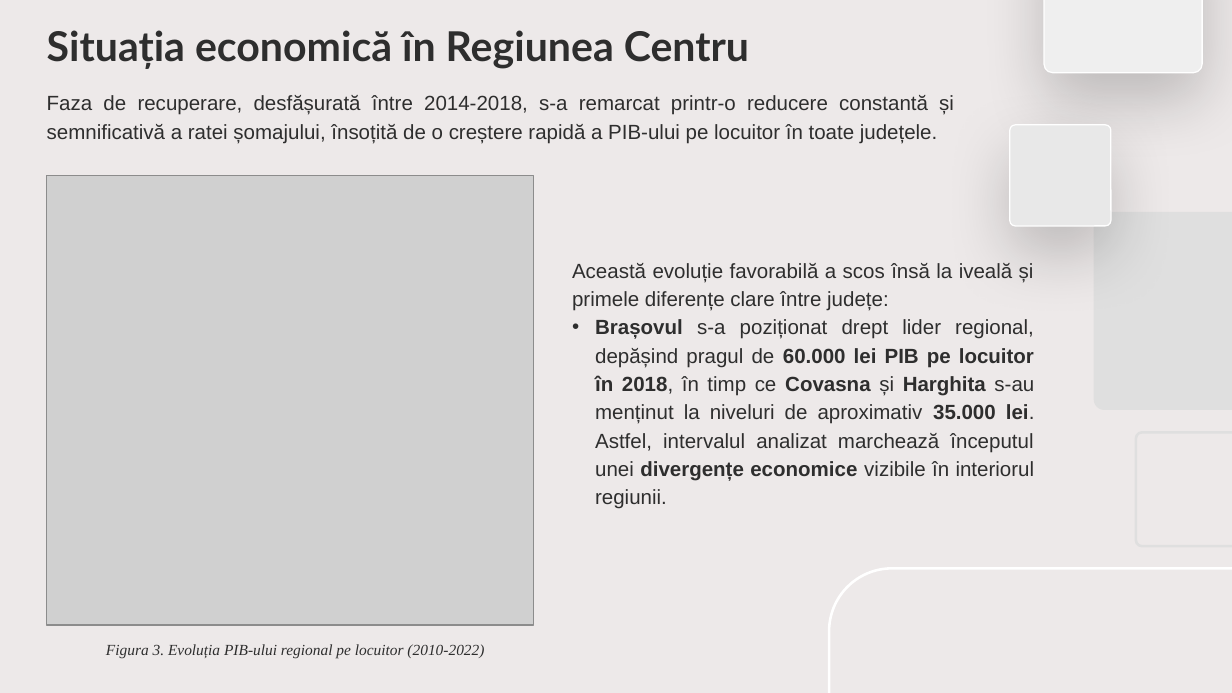
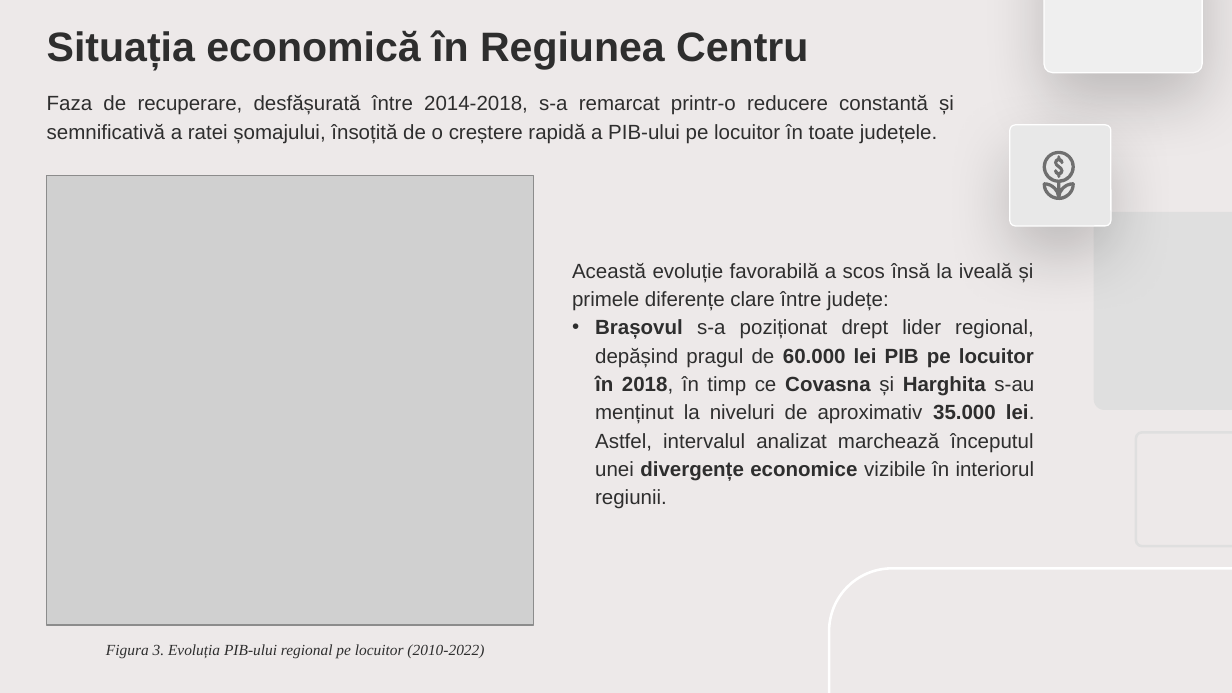
Before and after one commit to d4vjd/Labor-Market-Analysis-App, a slide deck: slide 12 of Prezentare.pptx. Drawn at 1232x693 pixels with LibreOffice and Linux fonts; fonts in the diff are those of the drawing; grey boxes stand for pictures. Boxes give left, top, right and bottom in pixels: in the first picture for what was removed or moved away, otherwise in the second. Text is boxed around its words. In the diff, an @@ line names an element or a change of style, - is before the commit and + after.

```diff
--- a/Prezentare.pptx
+++ b/Prezentare.pptx
@@ text "Situația economică în Regiunea Centru" at <box>47,30,808,69</box>: font Lato to Arial @@
@@ freeform shape added at <box>1042,150,1074,200</box>, fill #707070 @@
@@ freeform shape added at <box>1055,155,1064,179</box>, fill #707070 @@
```
Also in this commit, not shown: 30 other slides changed, 6 slides removed, 6 other files.
